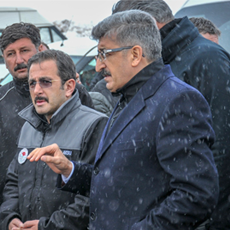
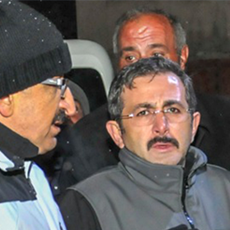
Layered file, before and after one edit (230 × 230). Changes by layer:
added layer "Katman 5" above "Katman 4" over left=0, top=0, right=230, bottom=230
added layer "Katman 4" above "Katman 3" over left=0, top=0, right=230, bottom=230
added layer "Katman 3" above "Katman 2" over left=0, top=0, right=230, bottom=227
hid "Katman 1" over left=0, top=0, right=230, bottom=230
